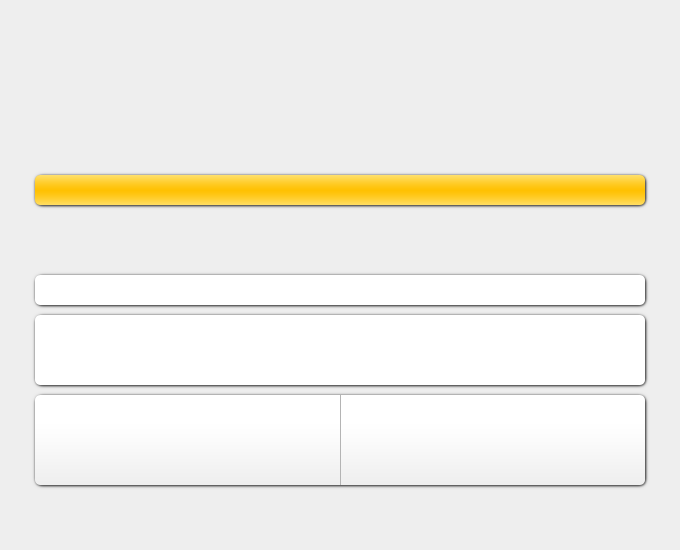
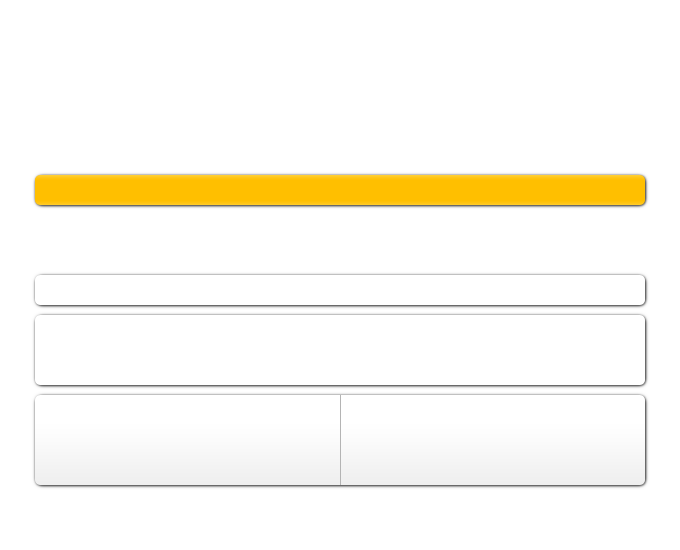
Layers edited between the first and the second w=680, h=550 image:
painted on "Background" over (0, 0, 680, 550)
